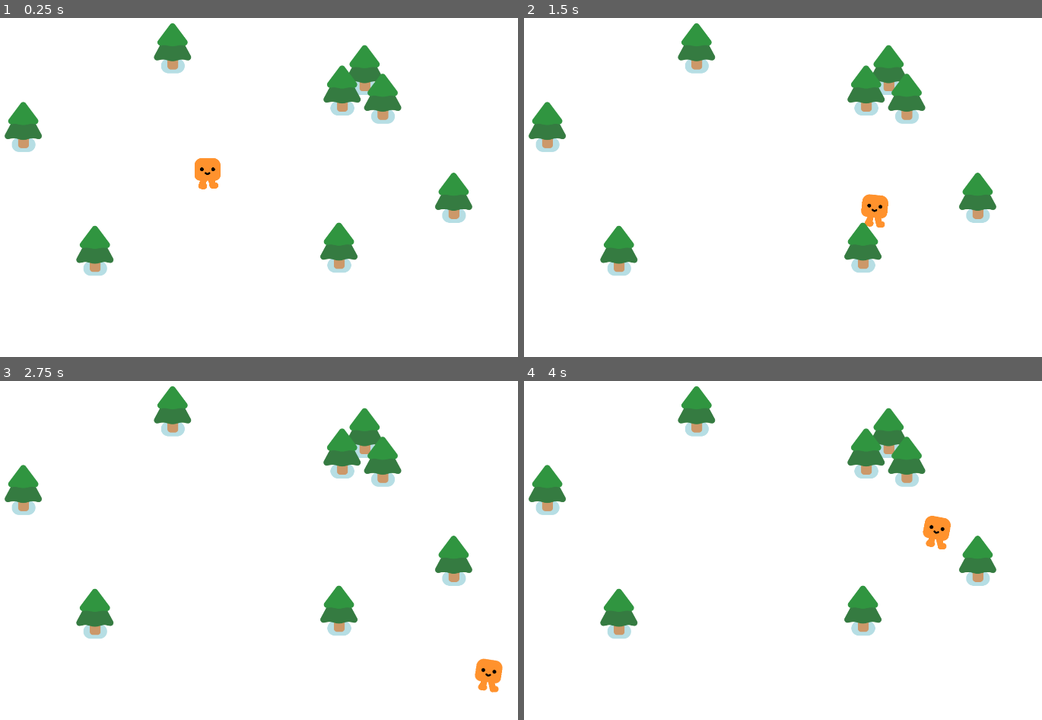
Above: before the commit, frames 1-4 (two rows, left to right).
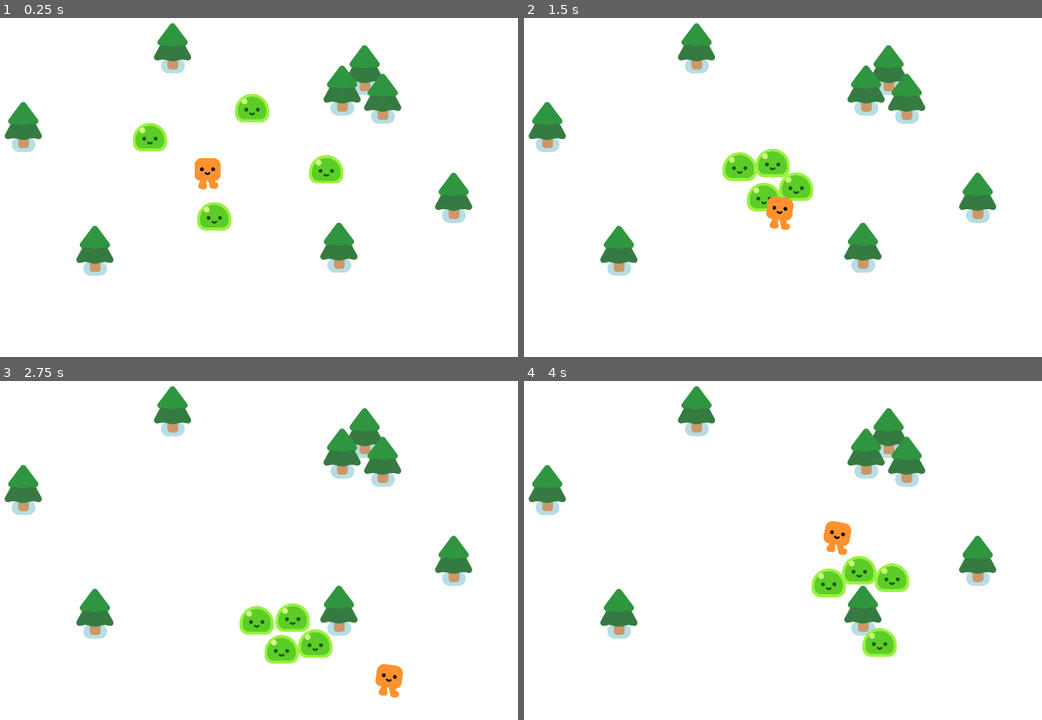
Above: after the commit, the same moments.

Repository: ishxa10/FinalProject
Game: Godot game, scene res://survivors_game.tscn
Same seed, same stepped clock (60 frames per second), same inputs: the game is played once before the commit and once after it.
Inputs:
- Up to frame 1 (0.25 s): no input
- Up to frame 2 (1.5 s): hold D (move_right) 0.53-1.28 s; hold S (move_down) from 1.28 s (still down)
- Up to frame 3 (2.75 s): release S (move_down) at 2.03 s; hold D (move_right) from 2.03 s (still down)
- Up to frame 4 (4 s): release D (move_right) at 2.78 s; hold W (move_up) 2.78-3.53 s; hold A (move_left) from 3.53 s (still down)

The runs differ from the first frame. In frame 1, 1.9% of the frame differs, in the area x 25-67%, y 22-63%; in frame 2, 2.6%; in frame 3, 2.7%, in the area x 46-98%, y 65-94%; in frame 4, 2.7%.

Commit message:
Add Mobs That Follow The Player

Diff:
--- /dev/null
+++ b/Mob.gd
@@ -0,0 +1,10 @@
+extends CharacterBody2D
+
+
+@onready var player = get_node("/root/Game/Player")
+
+
+func _physics_process(delta):
+	var direction = global_position.direction_to(player.global_position)
+	velocity = direction * 300.0
+	move_and_slide()
--- /dev/null
+++ b/mob.tscn
@@ -0,0 +1,16 @@
+[gd_scene load_steps=4 format=3 uid="uid://bnvm6aujleupt"]
+
+[ext_resource type="Script" path="res://Mob.gd" id="1_m3x7o"]
+[ext_resource type="PackedScene" uid="uid://ogik4s70pgwl" path="res://characters/slime/slime.tscn" id="2_pyq73"]
+
+[sub_resource type="CircleShape2D" id="CircleShape2D_quer3"]
+radius = 52.0384
+
+[node name="Mob" type="CharacterBody2D"]
+script = ExtResource("1_m3x7o")
+
+[node name="Slime" parent="." instance=ExtResource("2_pyq73")]
+
+[node name="CollisionShape2D" type="CollisionShape2D" parent="."]
+position = Vector2(0, -29)
+shape = SubResource("CircleShape2D_quer3")
--- a/survivors_game.tscn
+++ b/survivors_game.tscn
@@ -1,6 +1,7 @@
-[gd_scene load_steps=3 format=3 uid="uid://bqo42v4k88hsk"]
+[gd_scene load_steps=4 format=3 uid="uid://bqo42v4k88hsk"]
 
 [ext_resource type="PackedScene" uid="uid://chq6ybybjv7dc" path="res://player.tscn" id="1_04xkf"]
+[ext_resource type="PackedScene" uid="uid://bnvm6aujleupt" path="res://mob.tscn" id="2_7tejb"]
 [ext_resource type="PackedScene" uid="uid://bkp22l27vfni4" path="res://pine_tree.tscn" id="2_sv5aq"]
 
 [node name="Game" type="Node2D"]
@@ -14,6 +15,18 @@
 offset_bottom = 579.0
 
 [node name="Player" parent="." instance=ExtResource("1_04xkf")]
+
+[node name="Mob" parent="." instance=ExtResource("2_7tejb")]
+position = Vector2(-246, -162)
+
+[node name="Mob2" parent="." instance=ExtResource("2_7tejb")]
+position = Vector2(180, -275)
+
+[node name="Mob3" parent="." instance=ExtResource("2_7tejb")]
+position = Vector2(448, -23)
+
+[node name="Mob4" parent="." instance=ExtResource("2_7tejb")]
+position = Vector2(31, 203)
 
 [node name="PineTree" parent="." instance=ExtResource("2_sv5aq")]
 position = Vector2(-582, -133)
